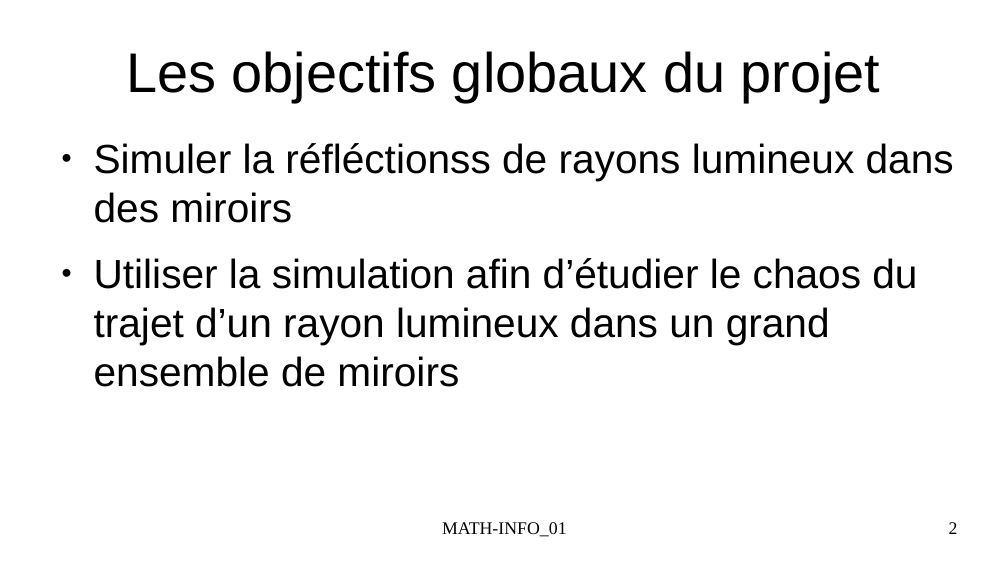
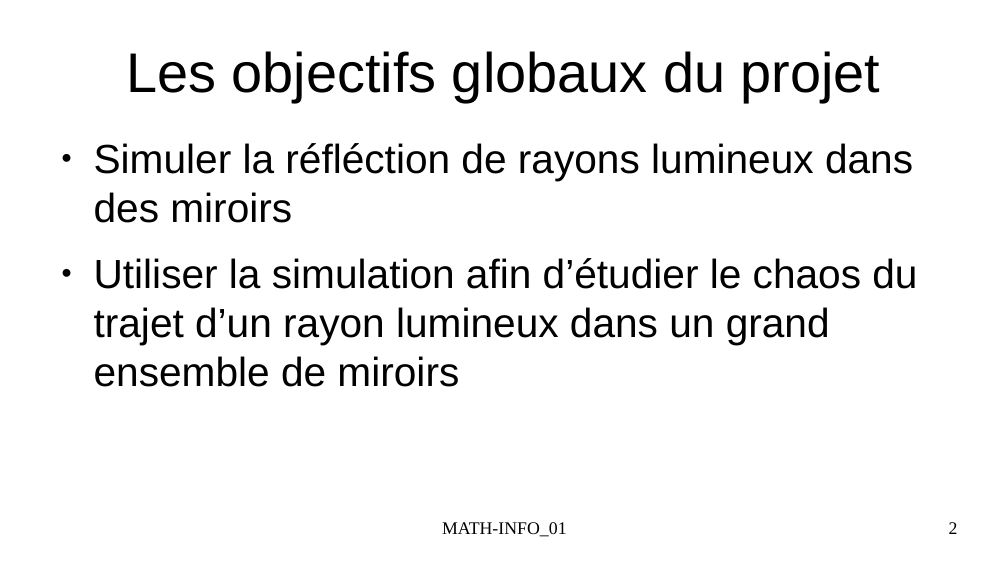
Before and after one commit to FlashOnFire/MirrorVerse, a slide deck: slide 2 of project_managment/presentation1.odp. Drawn at 1008x567 pixels with LibreOffice and Linux fonts; fonts in the diff are those of the drawing. Boxes give left, top, right and bottom in pixels: in the first picture for what was removed or moved away, otherwise in the second. Text is boxed around its words. In the diff, an @@ line names an element or a change of style, - is before the commit and + after.

Commit message:
type fix

```diff
--- a/project_managment/presentation1.odp
+++ b/project_managment/presentation1.odp
@@ text at <box>94,143,913,223</box>: text changed @@
-● Simuler la réfléctionss de rayons lumineux dans des miroirs
+● Simuler la réfléction de rayons lumineux dans des miroirs
```
